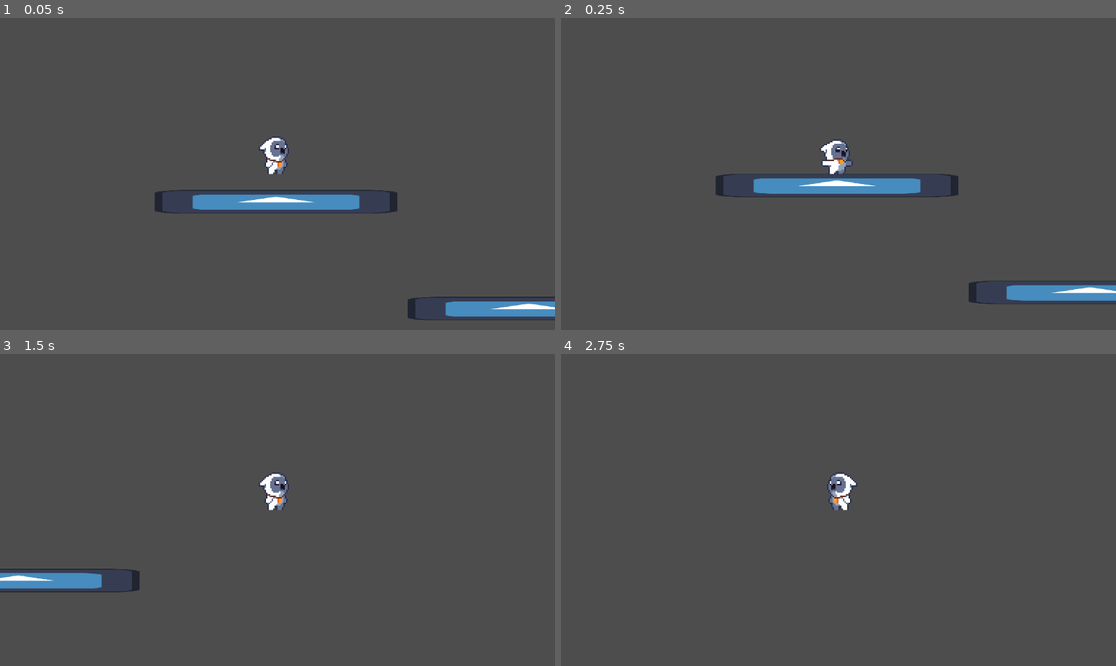
Above: before the commit, frames 1-4 (two rows, left to right).
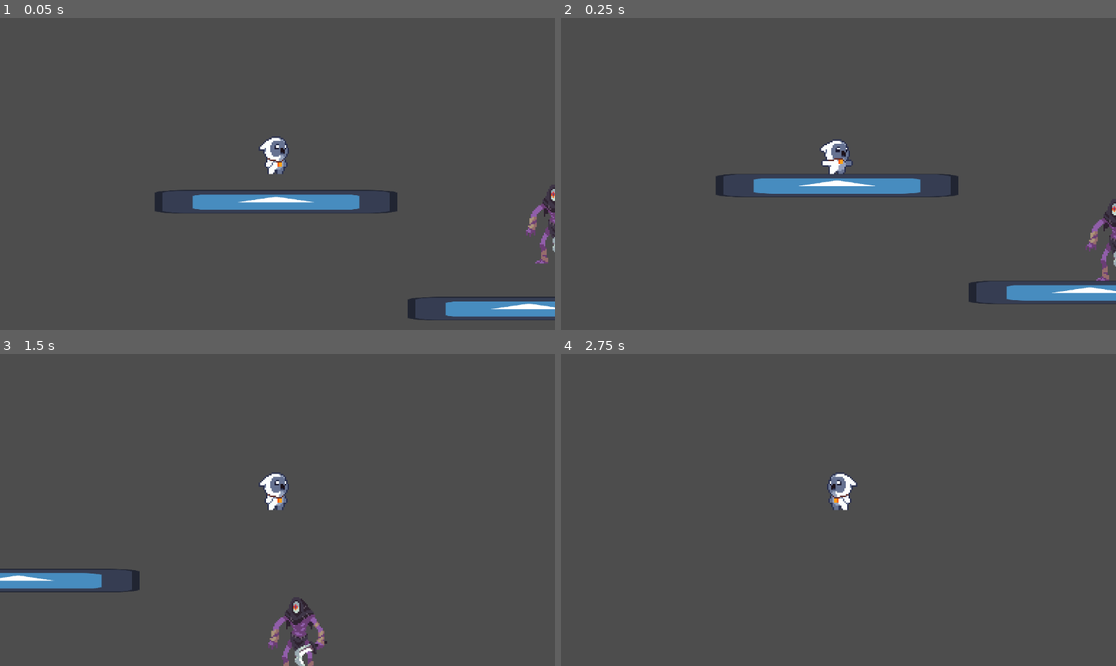
Above: after the commit, the same moments.

Repository: CrisIsla/shiny-godot
Game: Godot game, scene res://scenes/player_test.tscn
Same seed, same stepped clock (60 frames per second), same inputs: the game is played once before the commit and once after it. The engine's default icon, where the game draws it, is replaced by a stand-in: a white triangle on a blue panel in a dark square.
Inputs:
- Up to frame 1 (0.05 s): no input
- Up to frame 2 (0.25 s): no input
- Up to frame 3 (1.5 s): hold D (move_right) from 0.53 s (still down); tap J (attack) at 0.6, 1.35 s; tap K (jump) at 0.77 s
- Up to frame 4 (2.75 s): tap K (jump) at 1.52 s; release D (move_right) at 2.03 s; hold A (move_left) from 2.03 s (still down); tap J (attack) at 2.1 s

The runs differ from the first frame. In frame 1, 0.4% of the frame differs, in the area x 94-100%, y 54-79%; in frame 2, 0.4%; in frame 3, 0.9%, in the area x 48-59%, y 78-100%; in frame 4, nothing differs.

Commit message:
add enemy to testing scene

Diff:
--- a/scenes/enemy.tscn
+++ b/scenes/enemy.tscn
@@ -68,6 +68,23 @@
 "transitions": PackedFloat32Array(1),
 "update": 0,
 "values": [Vector2(1, 1)]
+}
+
+[sub_resource type="Animation" id="Animation_1fqhp"]
+resource_name = "idle"
+length = 0.7
+loop_mode = 1
+tracks/0/type = "value"
+tracks/0/imported = false
+tracks/0/enabled = true
+tracks/0/path = NodePath("../Pivot/TurnPivot/CenteredPivot/Sprite2D:frame")
+tracks/0/interp = 1
+tracks/0/loop_wrap = true
+tracks/0/keys = {
+"times": PackedFloat32Array(0, 0.1, 0.2, 0.3, 0.4, 0.5, 0.6),
+"transitions": PackedFloat32Array(1, 1, 1, 1, 1, 1, 1),
+"update": 1,
+"values": [0, 1, 2, 3, 4, 5, 6]
 }
 
 [sub_resource type="Animation" id="Animation_uph56"]
@@ -135,23 +152,6 @@
 "values": [Vector2(1, 1), Vector2(-1, 1), Vector2(1, 1)]
 }
 
-[sub_resource type="Animation" id="Animation_1fqhp"]
-resource_name = "idle"
-length = 0.7
-loop_mode = 1
-tracks/0/type = "value"
-tracks/0/imported = false
-tracks/0/enabled = true
-tracks/0/path = NodePath("../Pivot/TurnPivot/CenteredPivot/Sprite2D:frame")
-tracks/0/interp = 1
-tracks/0/loop_wrap = true
-tracks/0/keys = {
-"times": PackedFloat32Array(0, 0.1, 0.2, 0.3, 0.4, 0.5, 0.6),
-"transitions": PackedFloat32Array(1, 1, 1, 1, 1, 1, 1),
-"update": 1,
-"values": [0, 1, 2, 3, 4, 5, 6]
-}
-
 [sub_resource type="AnimationLibrary" id="AnimationLibrary_s1l57"]
 _data = {
 "RESET": SubResource("Animation_0s4p2"),
--- a/scenes/player.tscn
+++ b/scenes/player.tscn
@@ -890,7 +890,7 @@
 states/run_turn/node = SubResource("AnimationNodeAnimation_no7yl")
 states/run_turn/position = Vector2(291.521, 236.942)
 transitions = ["Start", "idle", SubResource("AnimationNodeStateMachineTransition_p4q7f"), "idle", "run", SubResource("A …(1269 unchanged characters)…
-graph_offset = Vector2(-364.479, -35.7252)
+graph_offset = Vector2(-364.479, -39.7295)
 
 [sub_resource type="AnimationNodeStateMachinePlayback" id="AnimationNodeStateMachinePlayback_03kxt"]
 
--- a/scenes/player_test.tscn
+++ b/scenes/player_test.tscn
@@ -1,7 +1,8 @@
-[gd_scene load_steps=4 format=3 uid="uid://4u1ie0ngaulq"]
+[gd_scene load_steps=5 format=3 uid="uid://4u1ie0ngaulq"]
 
 [ext_resource type="Texture2D" uid="uid://bssvrihxyenlq" path="res://icon.svg" id="1_82bpa"]
 [ext_resource type="PackedScene" uid="uid://3ahfed8bxgqy" path="res://scenes/player.tscn" id="2_ik7fc"]
+[ext_resource type="PackedScene" uid="uid://m0okvq174s1o" path="res://scenes/enemy.tscn" id="3_mk283"]
 
 [sub_resource type="RectangleShape2D" id="RectangleShape2D_bc4e8"]
 size = Vector2(286.303, 20)
@@ -42,3 +43,6 @@
 [node name="player" parent="." instance=ExtResource("2_ik7fc")]
 position = Vector2(1, -21)
 speed = 200.0
+
+[node name="Enemy" parent="." instance=ExtResource("3_mk283")]
+position = Vector2(193, 41)
